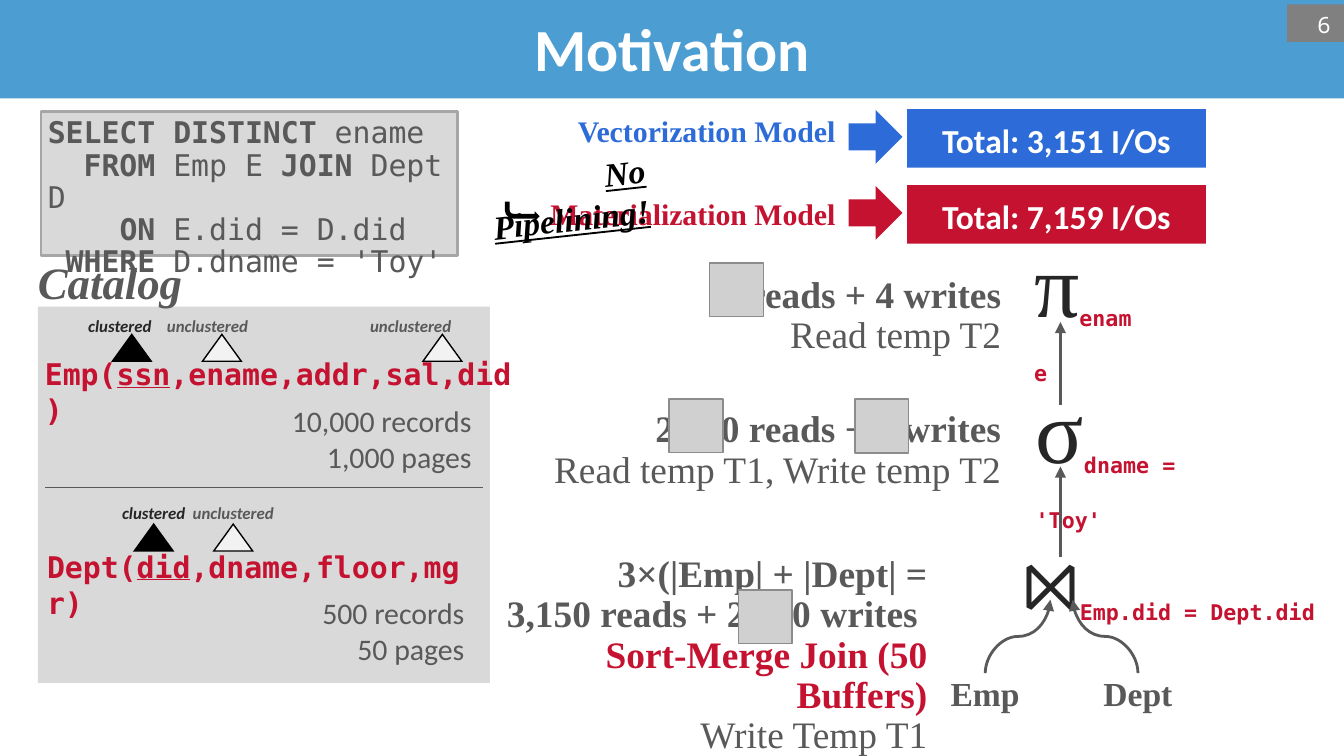
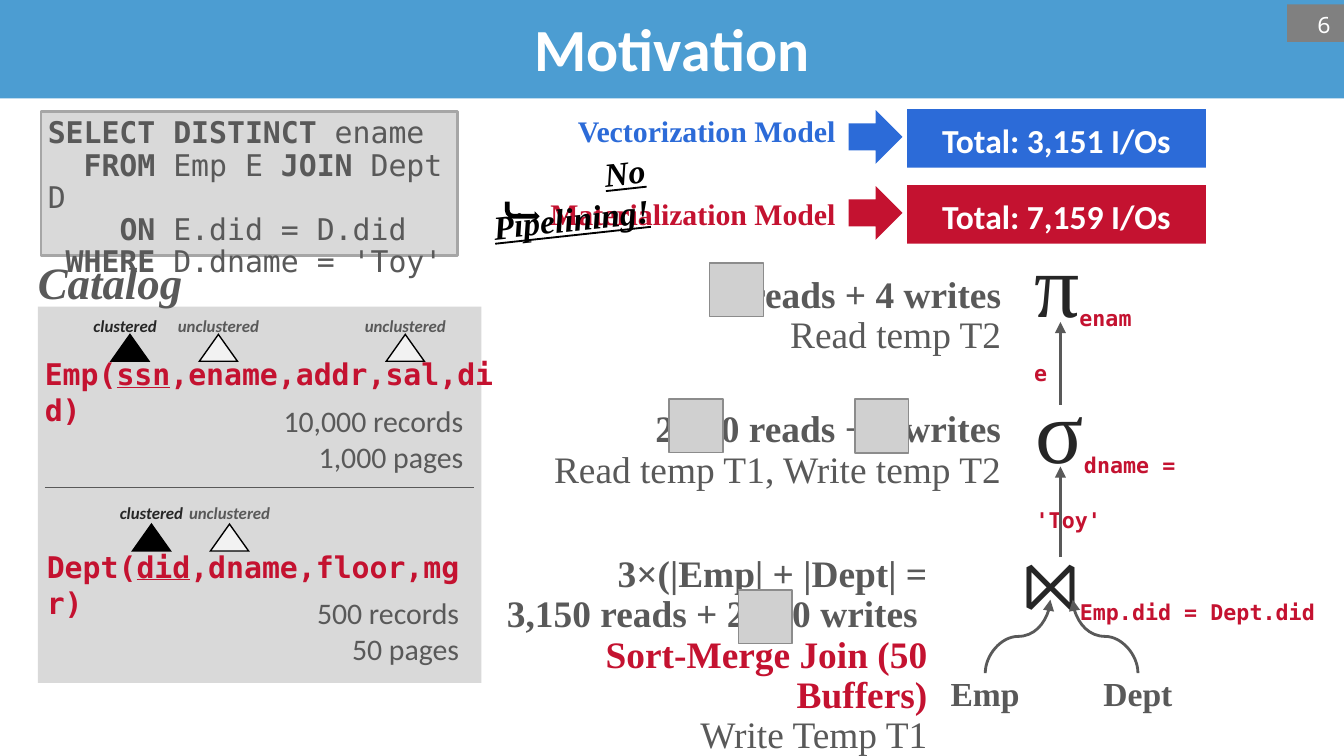
Before and after one commit to bsb20/bsb20.github.io, a slide deck: slide 6 of docs/421_f26/lectures/L15_optimization.pptx. Drawn at 1344x756 pixels with LibreOffice and Linux fonts; fonts in the diff are those of the drawing; grey boxes stand for pictures; background and template pictures are left out. Boxes give left, top, right and bottom in pixels: in the first picture for what was removed or moved away, otherwise in the second. Text is boxed around its words. In the diff, an @@ line names an element or a change of style, - is before the commit and + after.

```diff
--- a/docs/421_f26/lectures/L15_optimization.pptx
+++ b/docs/421_f26/lectures/L15_optimization.pptx
@@ rectangle: place and size @@
-rectangle at <box>38,306,489,683</box>
+rectangle at <box>38,306,481,683</box>
@@ text "clustered": place and size @@
-text "clustered" at <box>88,320,151,337</box>
+text "clustered" at <box>93,320,156,337</box>
@@ text "unclustered": place and size @@
-text "unclustered" at <box>167,320,248,337</box>
+text "unclustered" at <box>178,320,259,337</box>
@@ text "unclustered": place and size @@
-text "unclustered" at <box>370,320,451,337</box>
+text "unclustered" at <box>365,320,446,337</box>
@@ text "Emp(ssn,ename,addr,sal,did)" rewrapped from <box>45,361,511,392</box> to <box>45,361,493,392</box> @@
@@ 2 triangles, 1 text: place and size @@
-2 triangles, 1 text at <box>203,335,464,665</box>
+2 triangles, 1 text at <box>199,335,459,665</box>
@@ triangle: place and size @@
-triangle at <box>423,335,462,362</box>
+triangle at <box>386,335,423,362</box>
@@ text "10,000 records": place and size @@
-text "10,000 records" at <box>292,411,471,473</box>
+text "10,000 records" at <box>284,411,463,473</box>
@@ line moved from (46, 488) - (482, 488) to (46, 488) - (474, 488) @@
@@ text "unclustered": place and size @@
-text "unclustered" at <box>193,507,274,525</box>
+text "unclustered" at <box>189,507,270,525</box>
```
Also in this commit, not shown: 7 other slides changed, 1 other file.
